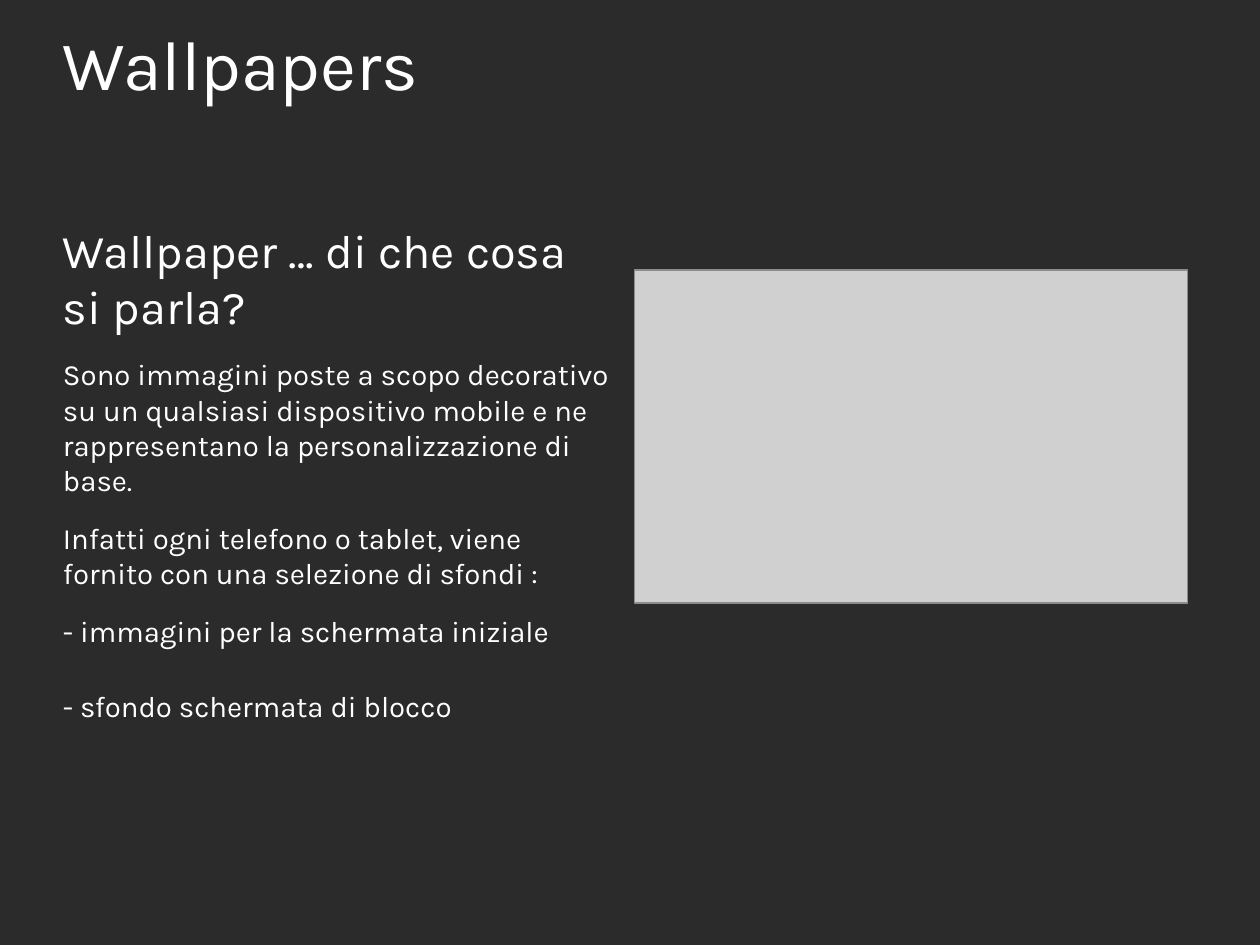
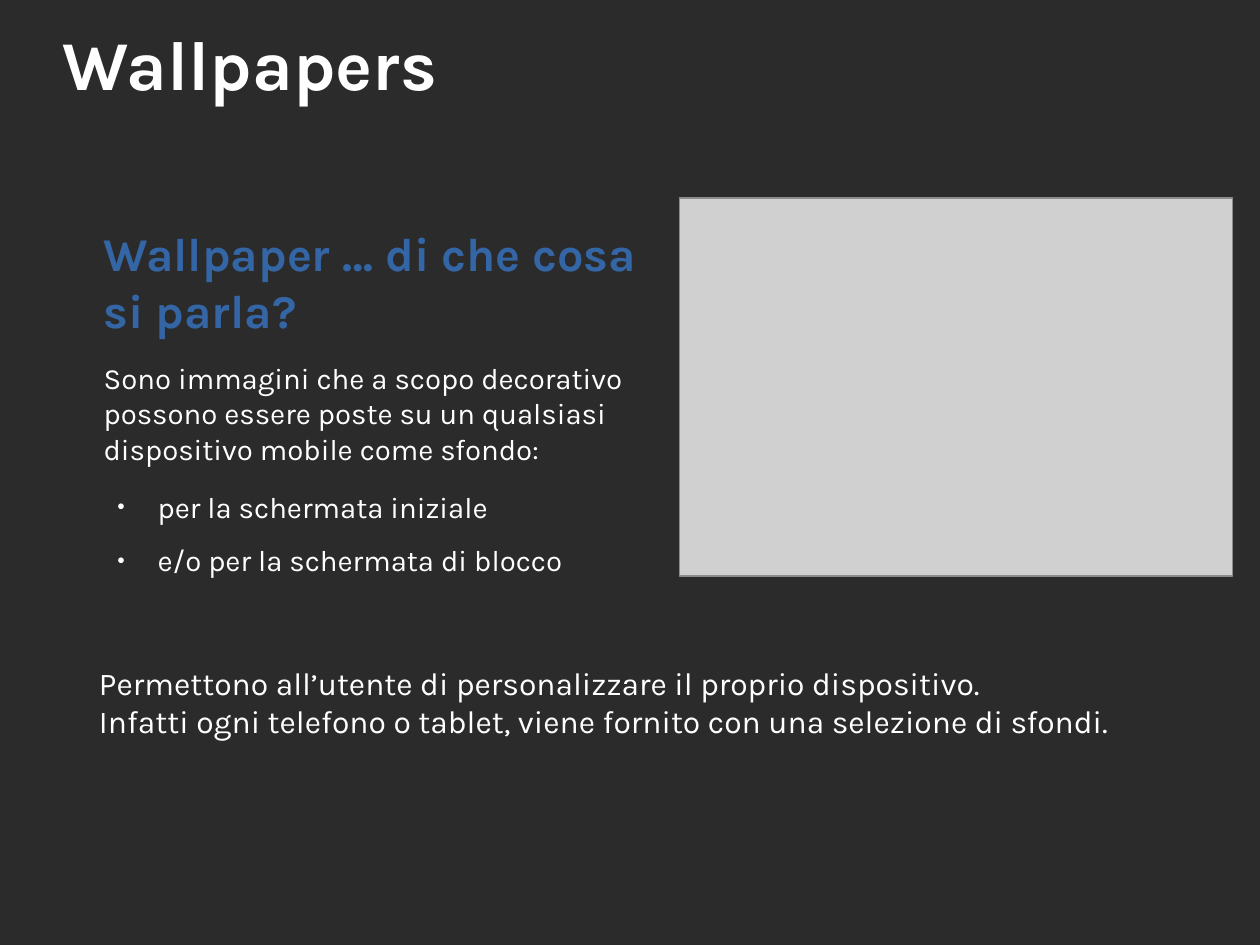
Before and after one commit to 0088024/Wallpaper_v4, a slide deck: slide 2 of ESONERO_WALLPAPERS_FPR-IOL2018.odp. Drawn at 1260x945 pixels with LibreOffice and Linux fonts; fonts in the diff are those of the drawing; grey boxes stand for pictures; background and template pictures are left out; a plain dark background stands for a picture behind light text. Boxes give left, top, right and bottom in pixels: in the first picture for what was removed or moved away, otherwise in the second. Text is boxed around its words. In the diff, an @@ line names an element or a change of style, - is before the commit and + after.

```diff
--- a/ESONERO_WALLPAPERS_FPR-IOL2018.odp
+++ b/ESONERO_WALLPAPERS_FPR-IOL2018.odp
@@ title "Wallpapers" at [63, 42, 437, 107]: bold on @@
@@ picture: place and size @@
-picture at [635, 270, 1188, 603]
+picture at [680, 198, 1234, 576]
@@ text "Wallpaper … di che cosa ...": place and size @@
-text "Wallpaper … di che cosa ..." at [63, 235, 608, 718]
+text "Wallpaper … di che cosa ..." at [104, 237, 636, 578]
@@ text at [104, 237, 636, 339]: text colour #FFFFFF to #3465A4, bold on in "Wallpaper … di che cosa si parla?"; indent changed @@
@@ text at [104, 369, 622, 578]: text changed @@
-Sono immagini poste a scopo decorativo su un qualsiasi dispositivo mobile e ne rappresentano la personalizzazione di base.
-Infatti ogni telefono o tablet, viene fornito con una selezione di sfondi :
-- immagini per la schermata iniziale
-- sfondo schermata di blocco
+Sono immagini che a scopo decorativo possono essere poste su un qualsiasi dispositivo mobile come sfondo:
+  ● per la schermata iniziale
+  ● e/o per la schermata di blocco
@@ text added at [99, 673, 1108, 741], 20 pt, text #FFFFFF @@
+Permettono all’utente di personalizzare il proprio dispositivo.
+Infatti ogni telefono o tablet, viene fornito con una selezione di sfondi.
```
Also in this commit, not shown: 3 other slides changed, 5 slides added.
